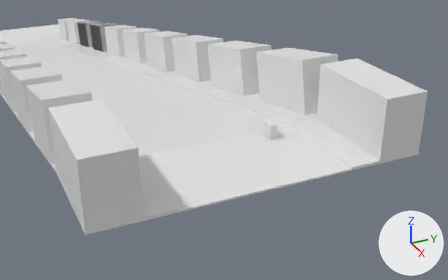
The Blender file base.blend, before and after one commit.
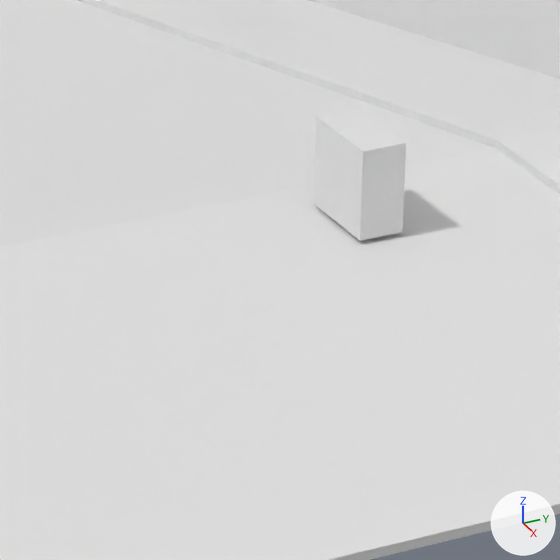
Each version is shown from a 50 mm camera at (29.84, -15.2, 37.48) aimed at (-3.16, 0.2, 20.14), then close up on the part from 48% to 67% of the width and 36% to 68% of the height. Every picture has the same lights, and +X, +Y and +Z are marked at lower right.

Names of what the first close-up shows: 'Building.003', 'Ground', 'Stroller'.
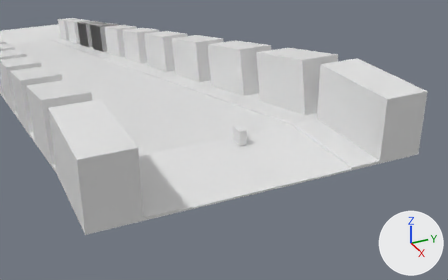
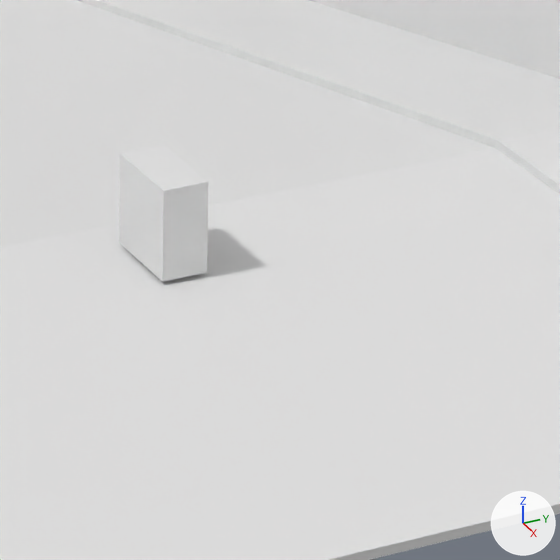
Patch to the scene script:
```diff
--- a/base.blend.py
+++ b/base.blend.py
@@ ob_stroller @@
 ob_stroller = bpy.data.objects.new('Stroller', me_cube_002)
-ob_stroller.location = (-2.5, 3.25, 20.6)
+ob_stroller.location = (-2.5, 1.0, 20.6)
```

Changed parts and their boxes (x1, y1, x2, y2) in the close-ups (560 x 560 px):
'Stroller', moved: before (313, 107, 406, 241); after (119, 145, 209, 282)
